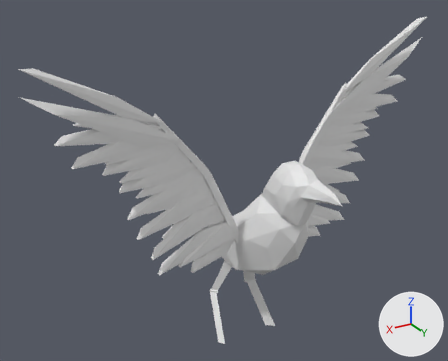
Two versions of the FBX model Assets/Blender/exports/raven.fbx, one commit apart.
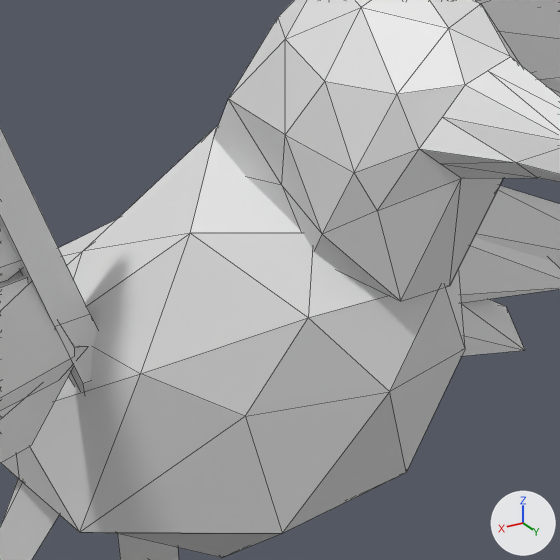
There are two pictures of each version: one whole from a 50 mm lens placed at (10.79, 16.73, 15.09), pointed at (0.77, 0.02, 6.74), one close up on the part from 49% to 73% of the width and 47% to 76% of the height. The lights are fixed; the arrows at lower right show +X, +Y and +Z. The close-ups show mesh edges as thin lines. Objects named as collision shapes, trigger or cutter boxes, shadow casters or lower levels of detail are left out. Where no turn or scale is listed for an object, it has been applied to the vertices.

Objects in the first close-up: 'Body'.
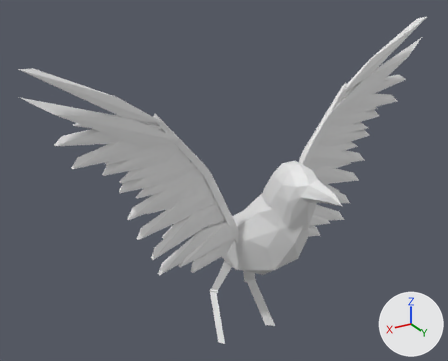
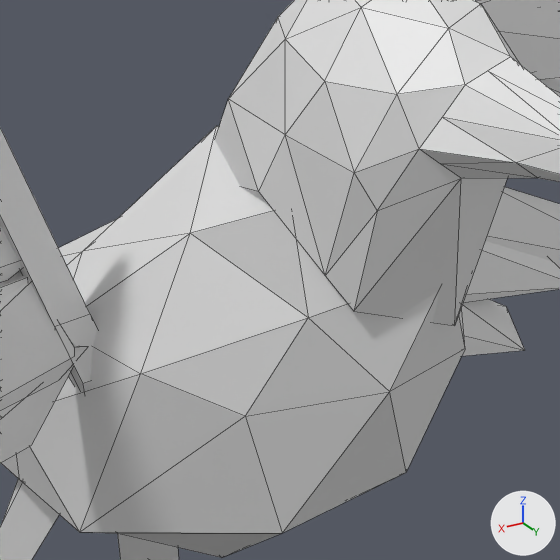
Location of each change, (x1, y1, x2, y2) in pixels of the close-ups (560 x 560 px; the box of a moved part takes in the faces that stretch with it):
```json
{"part": 1, "of": "me_head", "change": "moved or reshaped", "before": [190, 99, 504, 391], "after": [190, 99, 507, 391]}
```

Edits to the scene script, one JSON object a line:
```json
{"block": "me_head", "where": "me_head.from_pydata(...)  # 832 vertices, 800 faces; spans x -7.01..7.38, y -4.52..4.08, z -4.68..6.9"}
{"block": "me_head", "where": "# used by ob_body; location = (0.0, 0.983, 4.839)"}
{"block": "me_head", "change": "me_head part 1"}
{"op": "set", "path": "me_head.vertices[9].co", "old": "(0.35, 1.75, 1.69)", "new": "(0.52, 1.75, 1.91)"}
{"op": "set", "path": "me_head.vertices[31].co", "old": "(-0.09, 2.43, 1.56)", "new": "(-0.04, 2.56, 1.72)"}
{"op": "set", "path": "me_head.vertices[35].co", "old": "(-0.45, 1.57, 1.71)", "new": "(-0.54, 1.57, 1.91)"}
{"op": "set", "path": "me_head.vertices[40].co", "old": "(-0.41, -0.04, 1.33)", "new": "(-0.58, -0.04, 1.33)"}
{"op": "set", "path": "me_head.vertices[43].co", "old": "(0.41, 1.51, 1.92)", "new": "(0.58, 1.51, 1.92)", "note": "pixel (281, 185) -> pixel (258, 191)"}
{"op": "set", "path": "me_head.vertices[54].co", "old": "(-0.15, 1.53, 1.52)", "new": "(-0.15, 1.53, 1.21)"}
{"op": "set", "path": "me_head.vertices[56].co", "old": "(0.12, 0.25, 1.46)", "new": "(0.12, 0.25, 1.4)"}
{"op": "set", "path": "me_head.vertices[57].co", "old": "(0.5, 2.03, 1.84)", "new": "(0.46, 2.03, 1.56)", "note": "pixel (322, 234) -> pixel (325, 275)"}
{"op": "set", "path": "me_head.vertices[58].co", "old": "(0.22, 2.44, 1.52)", "new": "(0.37, 2.2, 1.38)", "note": "pixel (400, 301) -> pixel (353, 311)"}
{"op": "set", "path": "me_head.vertices[59].co", "old": "(-0.47, 2.03, 1.49)", "new": "(-0.59, 2.03, 1.32)"}
{"op": "set", "path": "me_head.vertices[60].co", "old": "(-0.49, 1.53, 1.84)", "new": "(-0.61, 1.53, 1.84)"}
{"op": "set", "path": "me_head.vertices[61].co", "old": "(-0.15, 2.42, 1.5)", "new": "(-0.15, 2.49, 1.27)", "note": "pixel (449, 285) -> pixel (454, 325)"}
```
